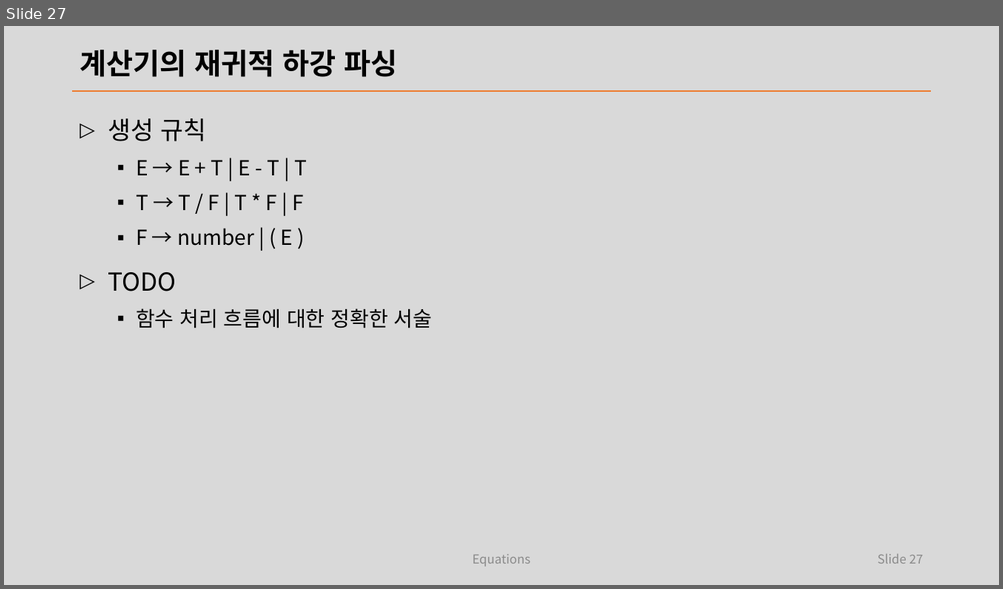
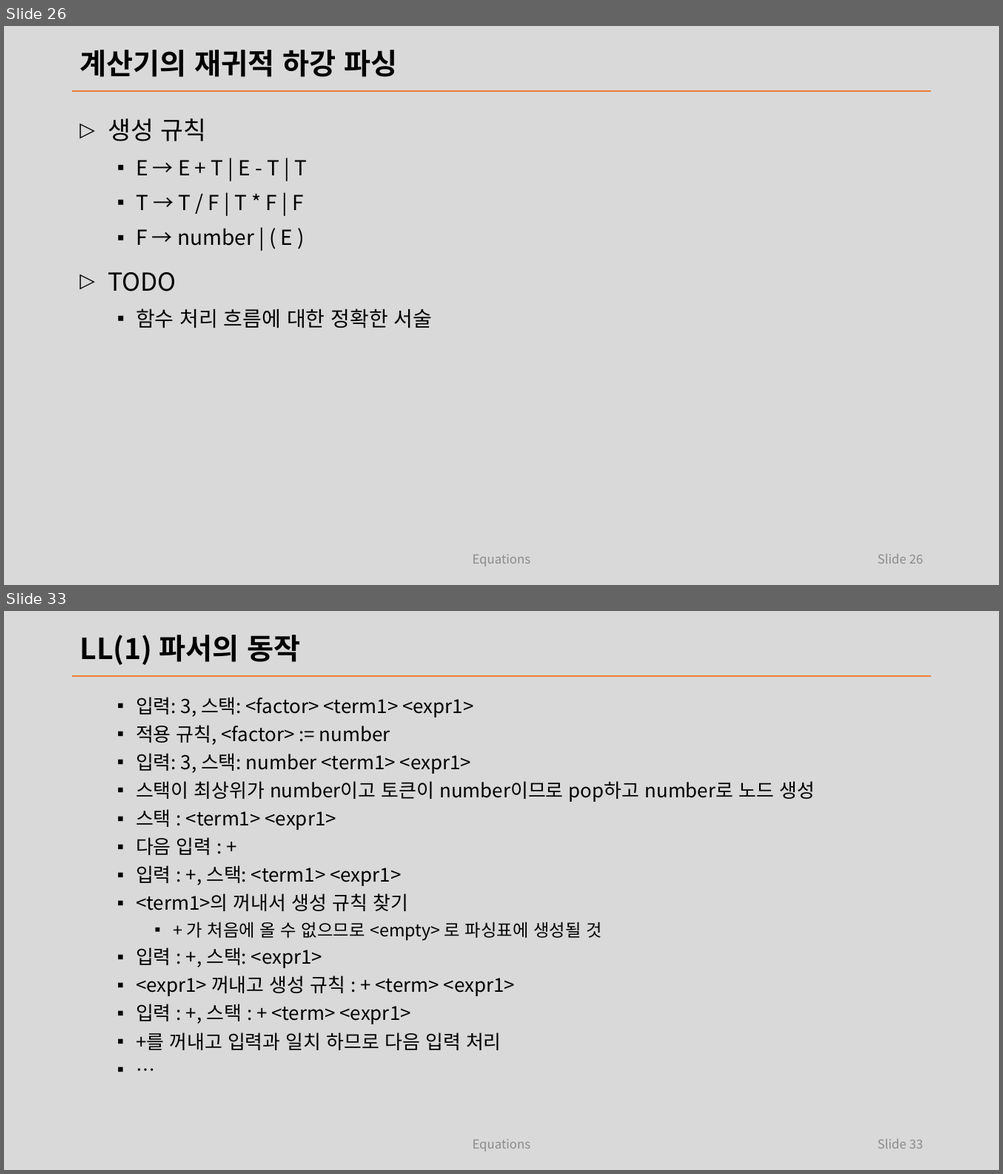
Before and after one commit to laxtools/article, a slide deck: programming/compiler/lecture/note.pptx. Shown one above the other, each under a label of ours: slide 27 before the commit, slides 26 and 33 after it; the slides between them are not shown. The pictures are 1003x589 and 1003x1174 pixels, drawn with LibreOffice and Linux fonts; fonts in the diff are those of the drawing. Boxes give left, top, right and bottom in pixels: in the first picture for what was removed or moved away, otherwise in the second. Text is boxed around its words. In the diff, an @@ line names an element or a change of style, - is before the commit and + after.

```diff
--- a/programming/compiler/lecture/note.pptx
+++ b/programming/compiler/lecture/note.pptx
@@ slide 33 added at bbox=[4, 611, 999, 1170], background #D9D9D9; not listed: 1 template element that a slide beside it also shows @@
@@ title added at bbox=[79, 635, 300, 665], 28 pt, text #000000, bold @@
+LL(1) 파서의 동작
@@ text added at bbox=[136, 697, 814, 1051], 18.5 pt, text #000000 @@
+  ▪ 입력: 3, 스택: <factor> <term1> <expr1>
+  ▪ 적용 규칙, <factor> := number
+  ▪ 입력: 3, 스택: number <term1> <expr1>
+  ▪ 스택이 최상위가 number이고 토큰이 number이므로 pop하고 number로 노드 생성
+  ▪ 스택 : <term1> <expr1>
+  ▪ 다음 입력 : +
+  ▪ 입력 : +, 스택: <term1> <expr1>
+  ▪ <term1>의 꺼내서 생성 규칙 찾기
+    ▪ + 가 처음에 올 수 없으므로 <empty> 로 파싱표에 생성될 것
+  ▪ 입력 : +, 스택: <expr1>
+  ▪ <expr1> 꺼내고 생성 규칙 : + <term> <expr1>
+  ▪ 입력 : +, 스택 : + <term> <expr1>
+  ▪ +를 꺼내고 입력과 일치 하므로 다음 입력 처리
+  ▪ …
@@ text added at bbox=[472, 1139, 531, 1152], 12 pt, text #8C8C8C @@
+Equations
@@ page number added at bbox=[877, 1139, 923, 1149], 12 pt, text #8C8C8C @@
+Slide 33
@@ what was slide 27 is now slide 26 @@
@@ page number at bbox=[877, 554, 923, 564]: text changed @@
-Slide 27
+Slide 26
```
Also in this commit, not shown: 10 slides changed, 42 other slides added, 1 slide removed, 1 other file.
